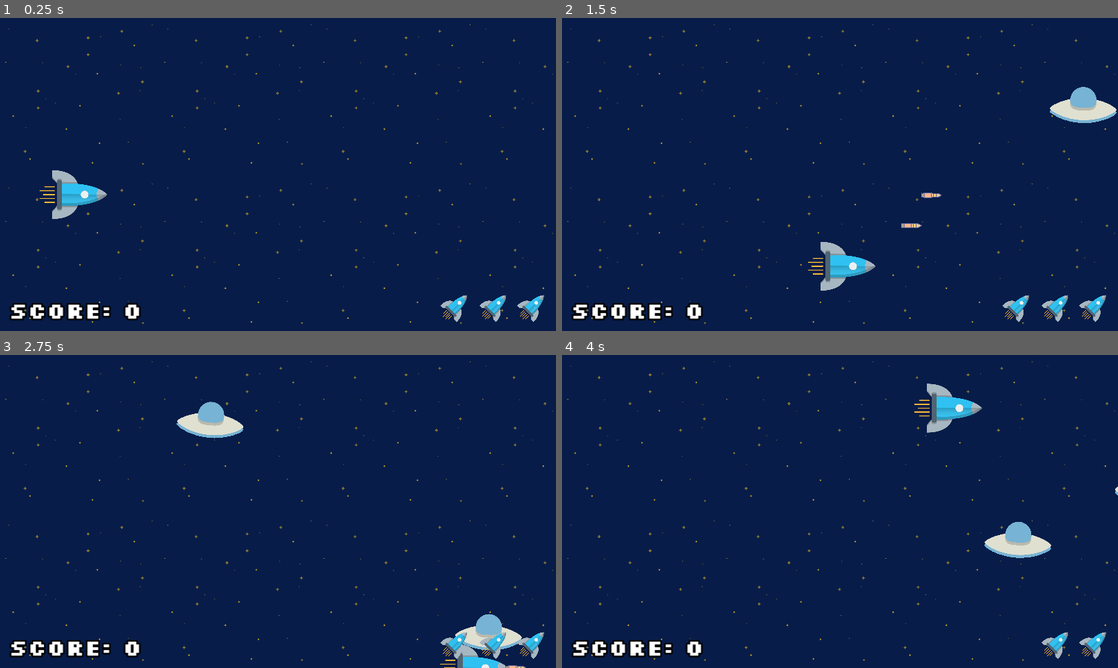
Above: before the commit, frames 1-4 (two rows, left to right).
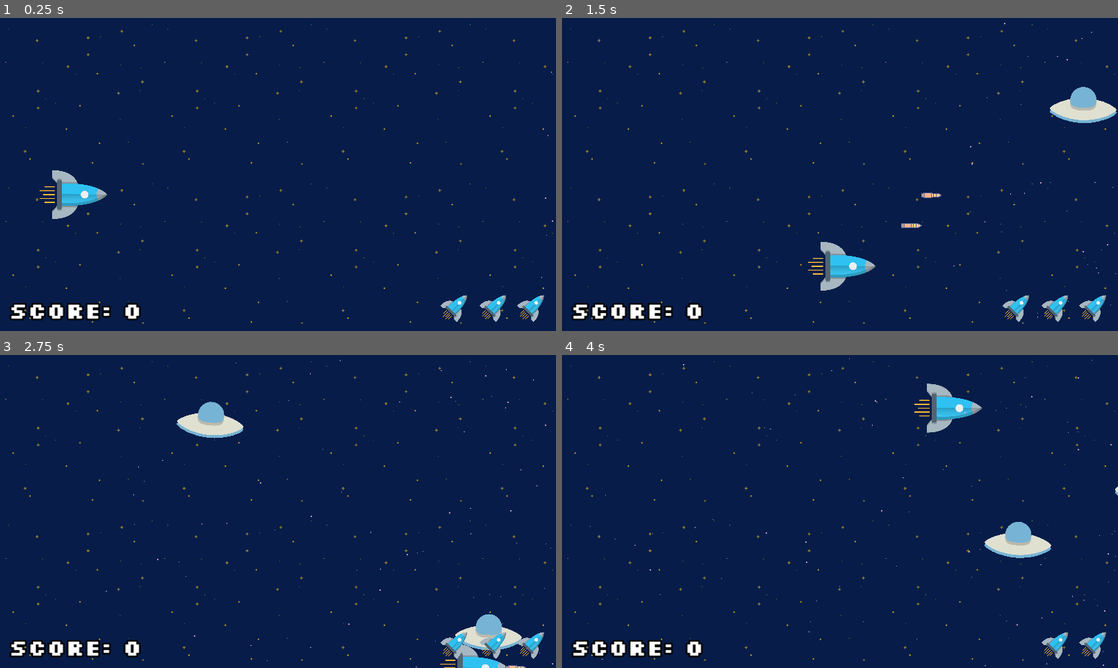
Above: after the commit, the same moments.

Repository: pangeon/V-Galaga
Game: Godot game, scene res://scenes/game.tscn
Same seed, same stepped clock (60 frames per second), same inputs: the game is played once before the commit and once after it.
Inputs:
- Up to frame 1 (0.25 s): no input
- Up to frame 2 (1.5 s): hold Right (right) 0.53-1.28 s; tap Ctrl (action) at 0.6, 1.35 s; hold Down (down) from 1.28 s (still down)
- Up to frame 3 (2.75 s): release Down (down) at 2.03 s; hold Right (right) from 2.03 s (still down); tap Ctrl (action) at 2.1 s
- Up to frame 4 (4 s): release Right (right) at 2.78 s; hold Up (up) 2.78-3.53 s; tap Ctrl (action) at 2.85, 3.6 s; hold Left (left) from 3.53 s (still down)

The runs differ from the first frame. In frame 1, less than 0.1% of the frame differs, in the area x 97-100%, y 17-84%; in frame 2, less than 0.1%; in frame 3, less than 0.1%; in frame 4, less than 0.1%, in the area x 5-100%, y 1-100%.

Commit message:
add background warp effect, shooting optimization

Diff:
--- a/scenes/game.tscn
+++ b/scenes/game.tscn
@@ -13,6 +13,18 @@
 
 [sub_resource type="RectangleShape2D" id="RectangleShape2D_lcldr"]
 size = Vector2(99, 1584)
+
+[sub_resource type="ParticleProcessMaterial" id="ParticleProcessMaterial_ghnat"]
+emission_shape = 3
+emission_box_extents = Vector3(1, 400, 1)
+particle_flag_disable_z = true
+gravity = Vector3(-200, 0, 0)
+initial_velocity_min = -100.0
+initial_velocity_max = -100.0
+orbit_velocity_min = 0.0
+orbit_velocity_max = 0.0
+scale_max = 3.0
+color = Color(0.882353, 0.717647, 0.835294, 0.8)
 
 [node name="Game" type="Node2D"]
 script = ExtResource("1_mcvr8")
@@ -58,6 +70,12 @@
 position = Vector2(-55, 312)
 shape = SubResource("RectangleShape2D_lcldr")
 
+[node name="BackgroundWarpEffect" type="GPUParticles2D" parent="."]
+position = Vector2(1278, 334)
+amount = 300
+process_material = SubResource("ParticleProcessMaterial_ghnat")
+lifetime = 10.0
+
 [connection signal="collision_with_enemy" from="Player" to="." method="_on_player_collision_with_enemy"]
 [connection signal="enemy_spawned" from="EnemySpawner" to="." method="_on_enemy_spawner_enemy_spawned"]
 [connection signal="area_entered" from="EnemyCleaner" to="." method="_on_enemy_cleaner_area_entered"]
--- a/scripts/game.gd
+++ b/scripts/game.gd
@@ -30,6 +30,7 @@
 		player_scene.die()
 		game_over_sound.play()
 		game_music.stop()
+
 		await get_tree().create_timer(1.5).timeout
 
 		var end_screen_instance = game_over_scene.instantiate()
--- a/scripts/player.gd
+++ b/scripts/player.gd
@@ -7,7 +7,9 @@
 const falling_speed: int = 10
 const area_width: int = 1280
 const area_height: int = 720
+const rocket_time_limiter: float = 0.4
 
+var is_rocket_blocked = false
 var rocket_scene = preload("res://scenes/rocket.tscn")
 @onready var rocket_container: Node = get_node("RocketContainer")
 
@@ -50,11 +52,15 @@
 func shoot() -> void:
 	var rocket_instance: Area2D = rocket_scene.instantiate()
 
-	if Input.is_action_just_pressed("action"):
+	if Input.is_action_just_pressed("action") && is_rocket_blocked == false:
 		player_shoot_sound.play()
 		rocket_container.add_child(rocket_instance)
 		rocket_instance.global_position = global_position
 		rocket_instance.global_position.x += 110
+
+		is_rocket_blocked = true
+		await get_tree().create_timer(rocket_time_limiter).timeout
+		is_rocket_blocked = false
 
 func hurt_player() -> void:
 	emit_signal("collision_with_enemy")
Not shown: 1 places in scenes/game.tscn that only renumber resources
Not shown, changed: README.md
